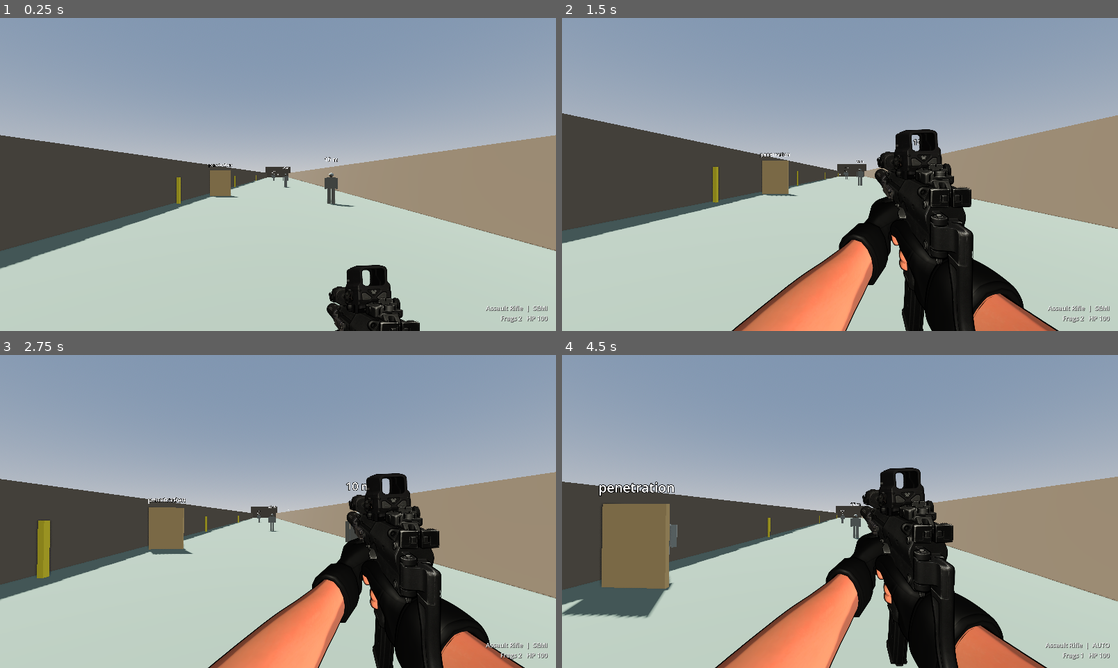
Above: before the commit, frames 1-4 (two rows, left to right).
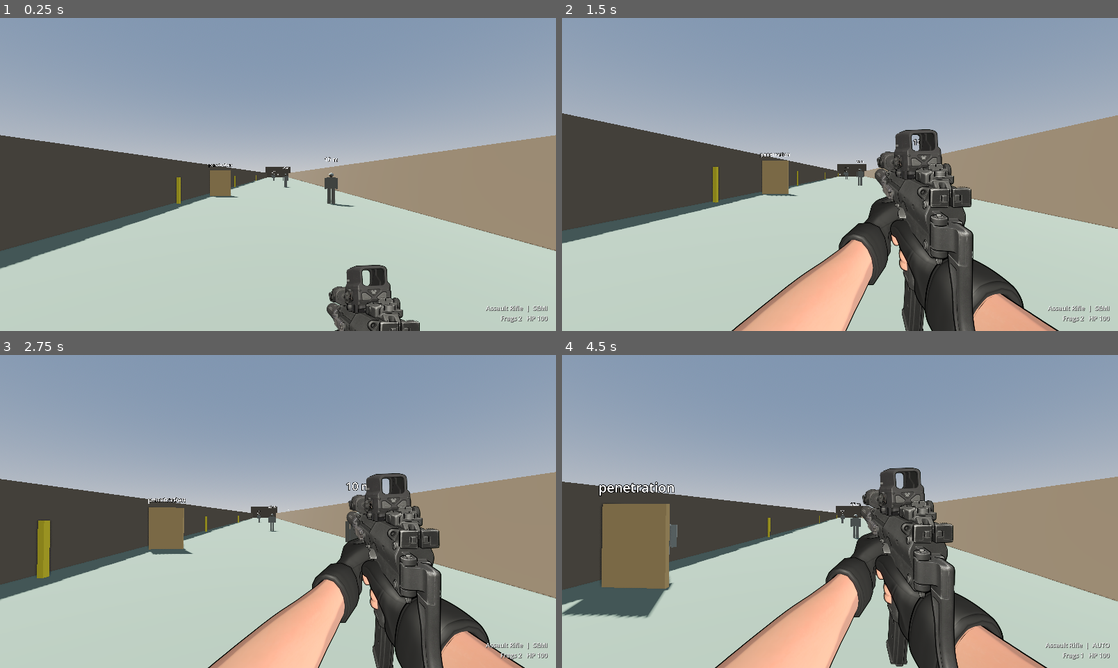
Above: after the commit, the same moments.

Repository: needlehead/DW-TACTICAL-SHOOTER-DEEPSEEK
Game: Godot game, scene res://maps/killhouse.tscn
The game is run twice, just before and just after one commit, with the same random seed, the same clock (stepped at 60 frames per second) and the same inputs.
Inputs (mouse positions are in pixels of both pictures, inside the frame that each line leads up to):
- Up to frame 1 (0.25 s): no input
- Up to frame 2 (1.5 s): move the mouse to (867, 174) at 0.52 s; hold Right mouse button (ads) 0.53-1.28 s; hold W (move_forward) from 0.53 s (still down); tap Space (jump) at 0.77 s; move the mouse to (812, 174) at 1.27 s; tap C (crouch) at 1.35 s
- Up to frame 3 (2.75 s): keep holding W (move_forward); tap Space (jump) at 1.52 s; move the mouse to (289, 505) at 2.02 s; press the mouse at (289, 505) at 2.03 s
- Up to frame 4 (4.5 s): keep holding W (move_forward); move the mouse to (834, 517) at 2.77 s; release the mouse at (834, 517) at 2.78 s; tap B (fire_mode) at 2.85 s; tap Space (jump) at 3.02, 3.77 s; move the mouse to (878, 514) at 3.52 s; tap G (grenade) at 3.6 s; move the mouse to (795, 508) at 4.27 s; tap F (interact) at 4.35 s

The runs differ from the first frame. In frame 1, 2.1% of the frame differs, in the area x 58-76%, y 78-100%; in frame 2, 14%, in the area x 30-90%, y 35-100%; in frame 3, 13%; in frame 4, 14%.

Commit message:
Fix sprite colours: blur shader multiplied by COLOR, squaring the texture
Co-Authored-By: Claude Opus 5.5 <noreply@anthropic.com>

Diff:
--- a/player/motion_blur.gdshader
+++ b/player/motion_blur.gdshader
@@ -12,5 +12,6 @@
 		acc += vec4(c.rgb * c.a, c.a);  // premultiply so transparent edges don't darken the streak
 	}
 	acc /= float(samples);
-	COLOR = vec4(acc.rgb / max(acc.a, 0.0001), acc.a) * COLOR;
+	// COLOR already holds the texture sample here; replace it rather than multiply, or colours get squared.
+	COLOR = vec4(acc.rgb / max(acc.a, 0.0001), acc.a);
 }
